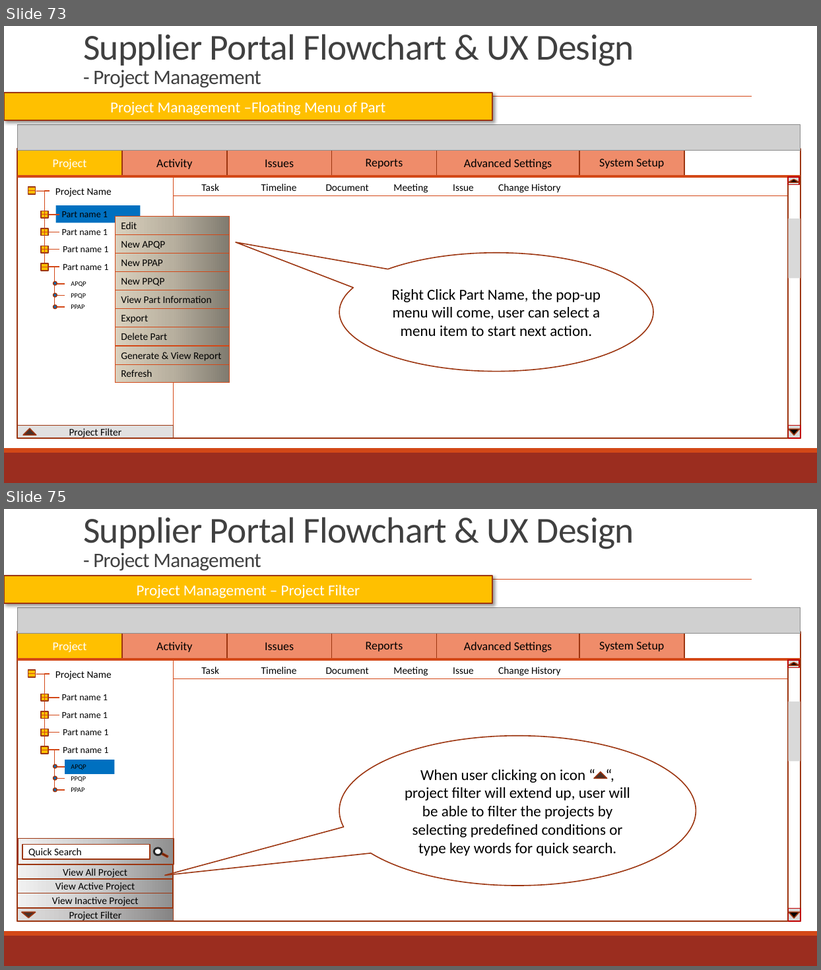
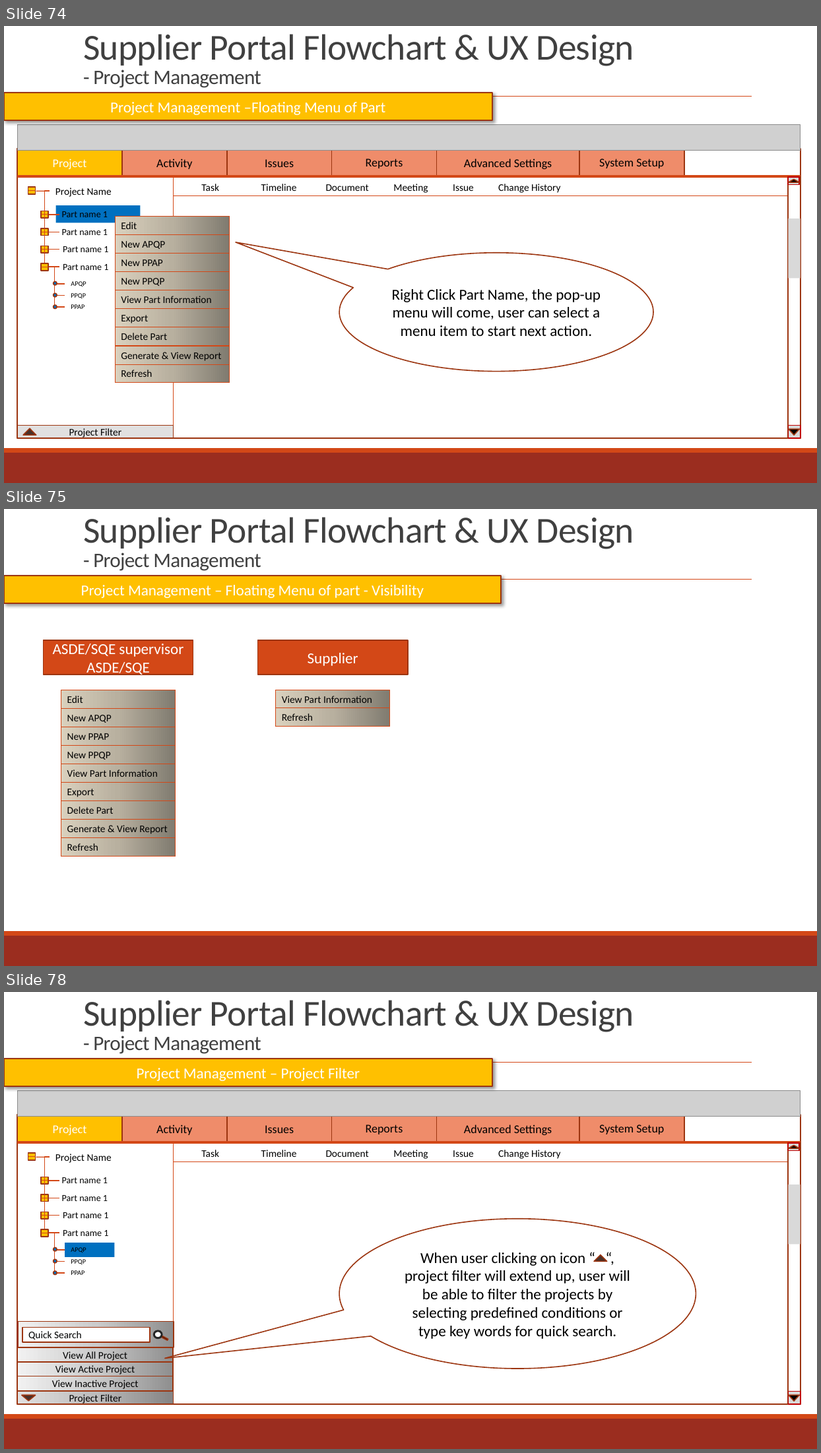
Before and after one commit to zyw9963/YFVE-supplier-portal, a slide deck: projects/YanFeng/02 System Design/User Stories/Flowcharts/Supplier FlowCharts & UX.pptx. Shown one above the other, each under a label of ours: slides 73 and 75 before the commit, slides 74, 75 and 78 after it; the slides between them are not shown. The pictures are 821x970 and 821x1453 pixels, drawn with LibreOffice and Linux fonts; fonts in the diff are those of the drawing; grey boxes stand for pictures. Boxes give left, top, right and bottom in pixels: in the first picture for what was removed or moved away, otherwise in the second. Text is boxed around its words. In the diff, an @@ line names an element or a change of style, - is before the commit and + after.

```diff
--- a/projects/YanFeng/02 System Design/User Stories/Flowcharts/Supplier FlowCharts & UX.pptx
+++ b/projects/YanFeng/02 System Design/User Stories/Flowcharts/Supplier FlowCharts & UX.pptx
@@ slide 75 added at (x1=4, y1=509, x2=817, y2=966), background #FFFFFF; not listed: 4 template elements that a slide beside it also shows @@
@@ title added at (x1=83, y1=517, x2=634, y2=571), 43.2 pt, text #404040 @@
+Supplier Portal Flowchart & UX Design
+- Project Management
@@ rectangle added at (x1=4, y1=576, x2=501, y2=603), fill #FFC000, outline #9C3511 1.25 pt, 18 pt, text #FFFFFF @@
+Project Management – Floating Menu of part - Visibility
@@ rectangle added at (x1=43, y1=641, x2=193, y2=675), fill #D34817, outline #9C3511 1.25 pt, 18 pt, text #FFFFFF @@
+ASDE/SQE supervisor
+ASDE/SQE
@@ rectangle added at (x1=257, y1=641, x2=408, y2=675), fill #D34817, outline #9C3511 1.25 pt, 18 pt, text #FFFFFF @@
+Supplier
@@ rectangle added at (x1=276, y1=690, x2=390, y2=708), fill gradient #817C71 to #B7B0A1 to #D9D1BE, outline #D34817 0.75 pt, 12 pt, text #000000 @@
+View Part Information
@@ rectangle added at (x1=276, y1=708, x2=390, y2=726), fill gradient #817C71 to #B7B0A1 to #D9D1BE, outline #D34817 0.75 pt, 12 pt, text #000000 @@
+Refresh
@@ group added at (x1=61, y1=690, x2=176, y2=856): 9 rectangles @@
+Edit
+New APQP
+New PPAP
+New PPQP
+View Part Information
+Export
+Refresh
+Delete Part
+Generate & View Report
@@ what was slide 73 is now slide 74 @@
@@ what was slide 75 is now slide 78 @@
```
Also in this commit, not shown: 35 slides changed, 11 other slides added, 2 other files.
